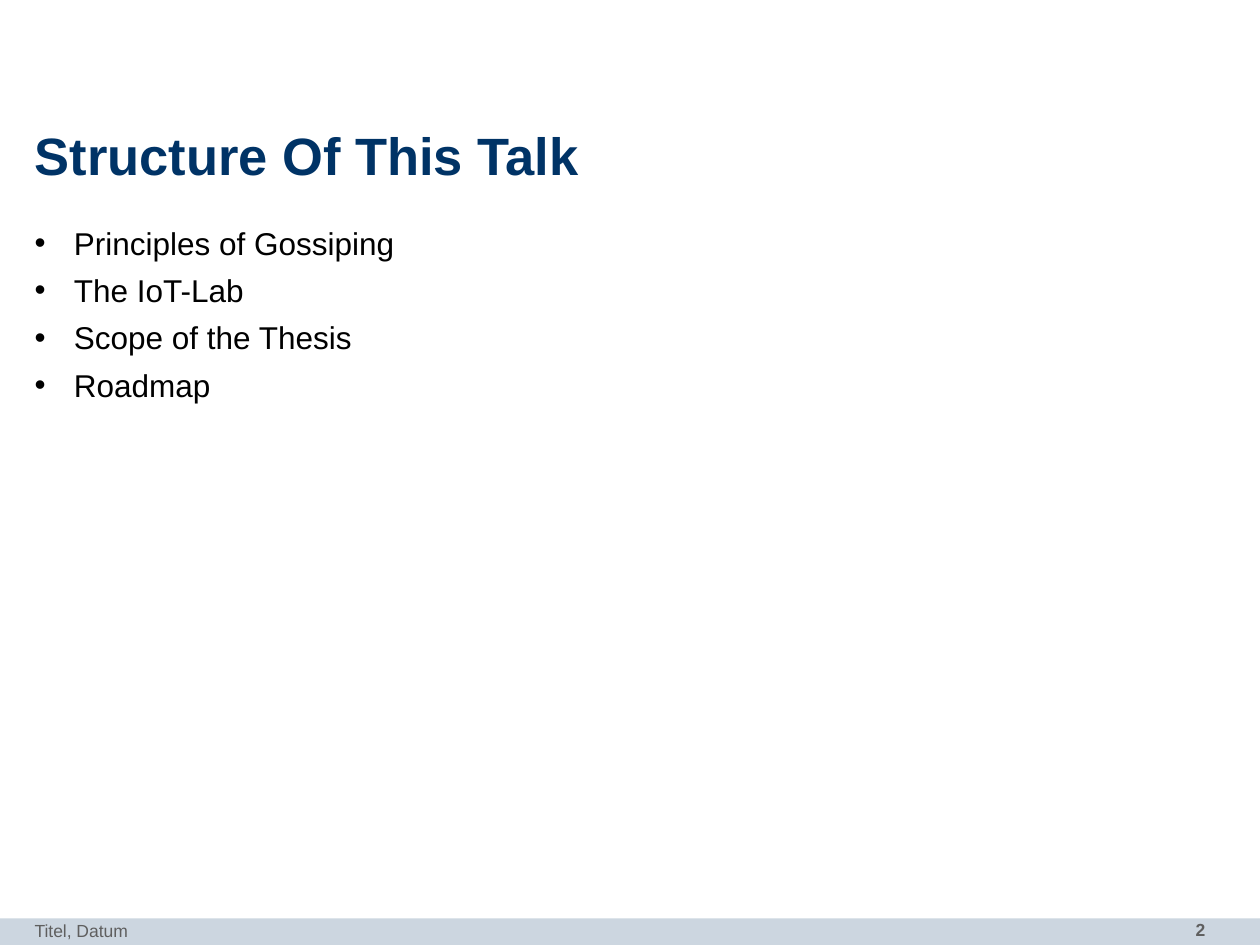
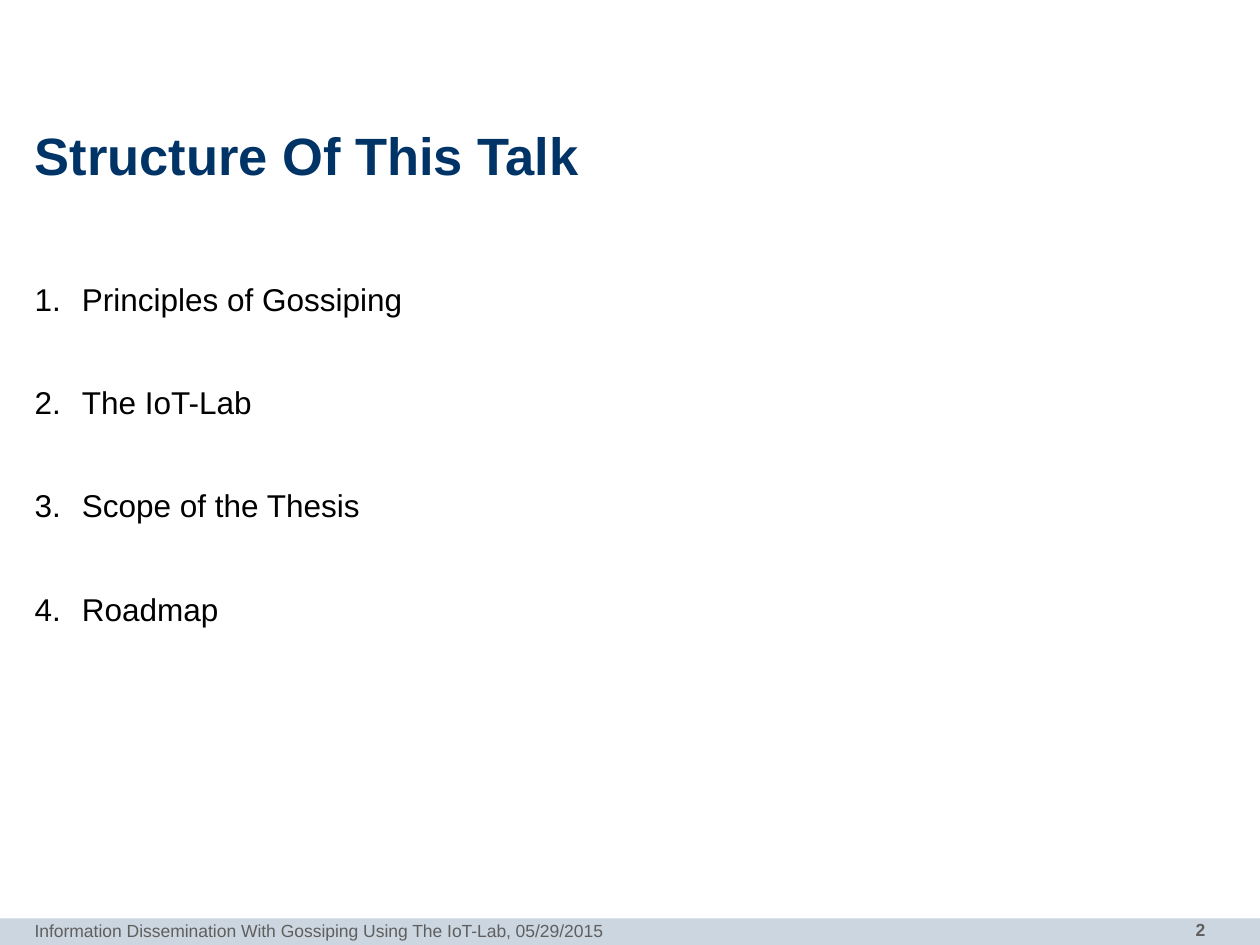
Before and after one commit to dbohn/Bachelor-Thesis, a slide deck: slide 2 of intro-presentation/intro.pptx. Drawn at 1260x945 pixels with LibreOffice and Linux fonts; fonts in the diff are those of the drawing; background and template pictures are left out. Boxes give left, top, right and bottom in pixels: in the first picture for what was removed or moved away, otherwise in the second. Text is boxed around its words. In the diff, an @@ line names an element or a change of style, - is before the commit and + after.

```diff
--- a/intro-presentation/intro.pptx
+++ b/intro-presentation/intro.pptx
@@ text "Principles of Gossiping" at [82, 288, 402, 627]: bullet • to 1.; line spacing 1.02 to 2.5 @@
@@ text at [35, 924, 603, 941]: text changed @@
-Titel, Datum
+Information Dissemination With Gossiping Using The IoT-Lab, 05/29/2015
```
Also in this commit, not shown: 2 other slides changed, 3 slides added, 3 other files.
